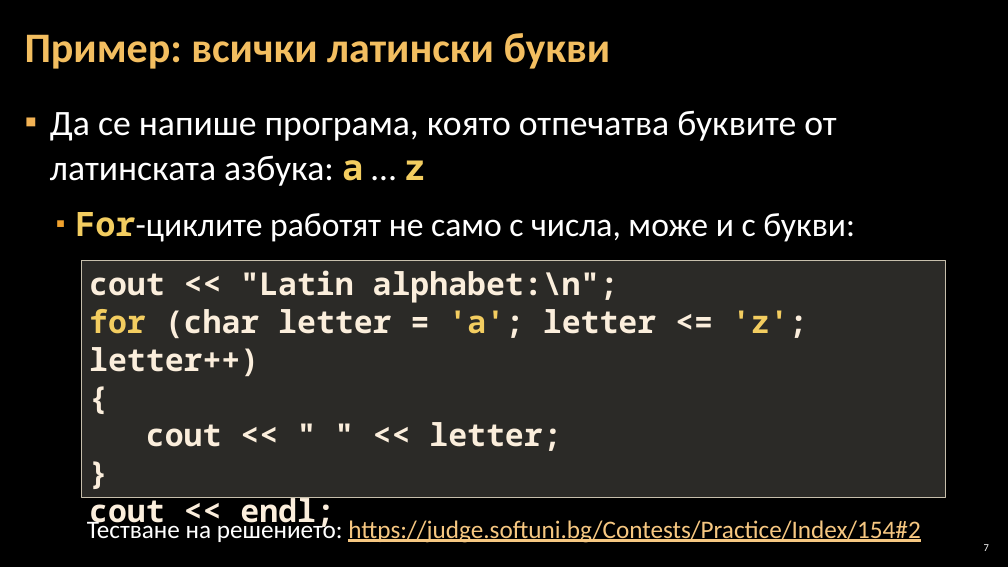
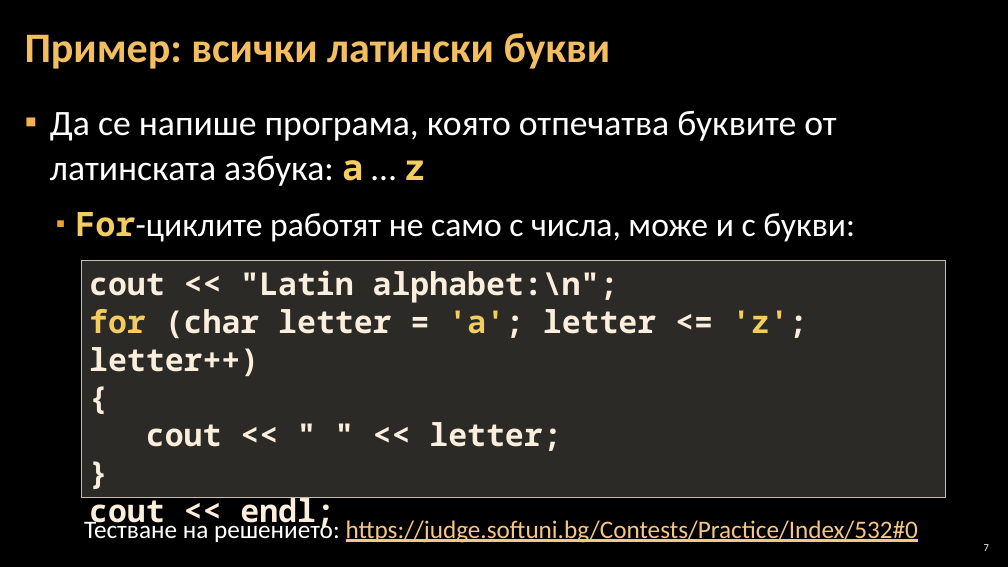
Before and after one commit to Software-University/C-plus-plus, a slide deck: slide 7 of 5. Loops/5. Loops.pptx. Drawn at 1008x567 pixels with LibreOffice and Linux fonts; fonts in the diff are those of the drawing; background and template pictures are left out. Boxes give left, top, right and bottom in pixels: in the first picture for what was removed or moved away, otherwise in the second. Text is boxed around its words. In the diff, an @@ line names an element or a change of style, - is before the commit and + after.

```diff
--- a/5. Loops/5. Loops.pptx
+++ b/5. Loops/5. Loops.pptx
@@ text at [84, 517, 918, 543]: text changed @@
-Тестване на решението: https://judge.softuni.bg/Contests/Practice/Index/154#2
+Тестване на решението: https://judge.softuni.bg/Contests/Practice/Index/532#0
```
Also in this commit, not shown: 8 other slides changed.
